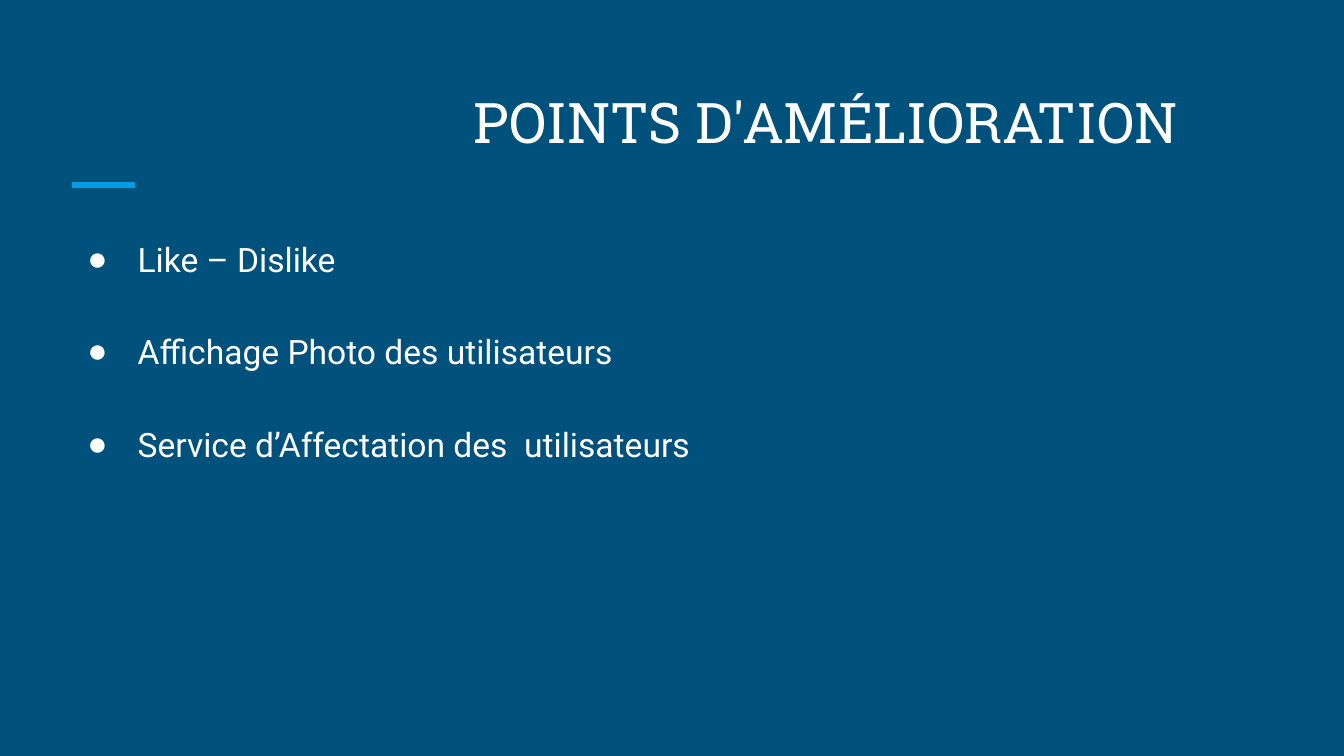
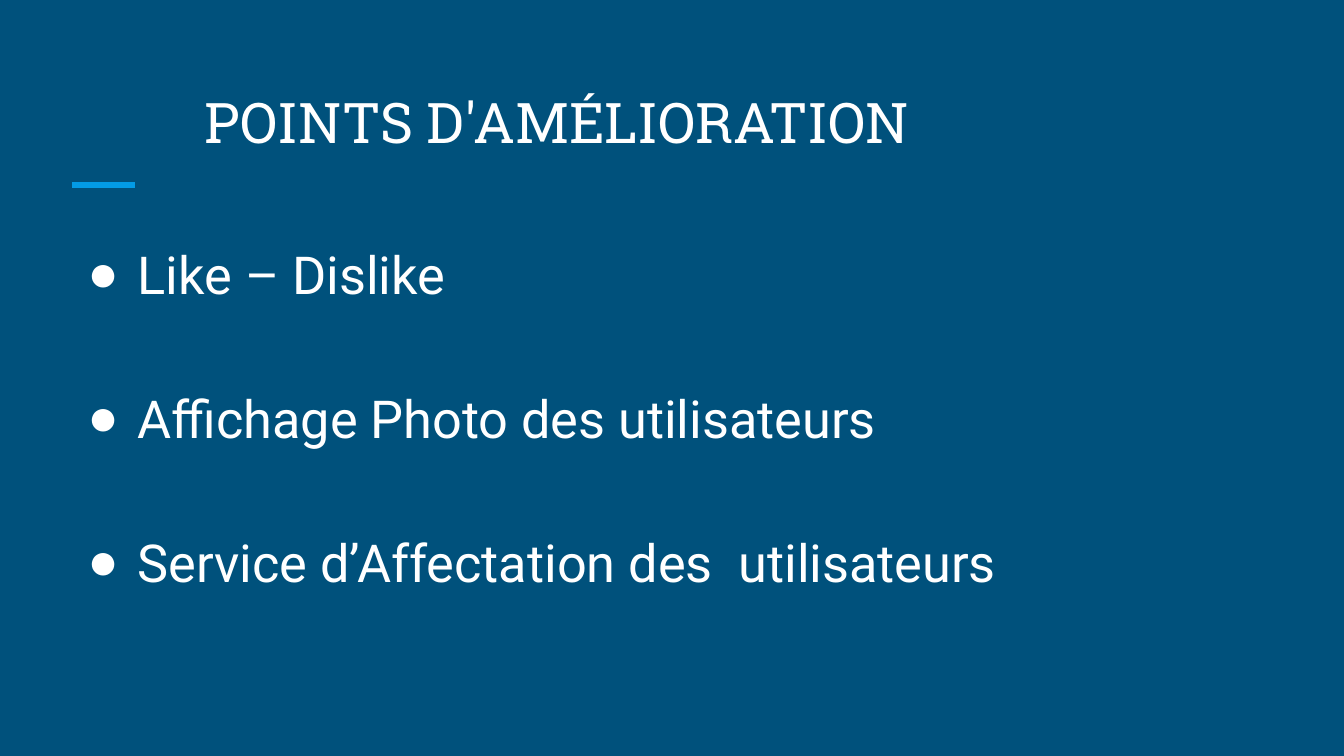
Before and after one commit to MARJAOUI/soutenancep7, a slide deck: slide 6 of Présentation.pptx. Drawn at 1344x756 pixels with LibreOffice and Linux fonts; fonts in the diff are those of the drawing. Boxes give left, top, right and bottom in pixels: in the first picture for what was removed or moved away, otherwise in the second. Text is boxed around its words. In the diff, an @@ line names an element or a change of style, - is before the commit and + after.

```diff
--- a/Présentation.pptx
+++ b/Présentation.pptx
@@ title "POINTS D'AMÉLIORATION": place and size @@
-title "POINTS D'AMÉLIORATION" at box(474, 93, 1178, 144)
+title "POINTS D'AMÉLIORATION" at box(205, 93, 909, 144)
@@ text "Like – Dislike" at box(138, 254, 995, 583): size 18 to 28 pt @@
```
Also in this commit, not shown: 1 other slide changed, 22 other files.
